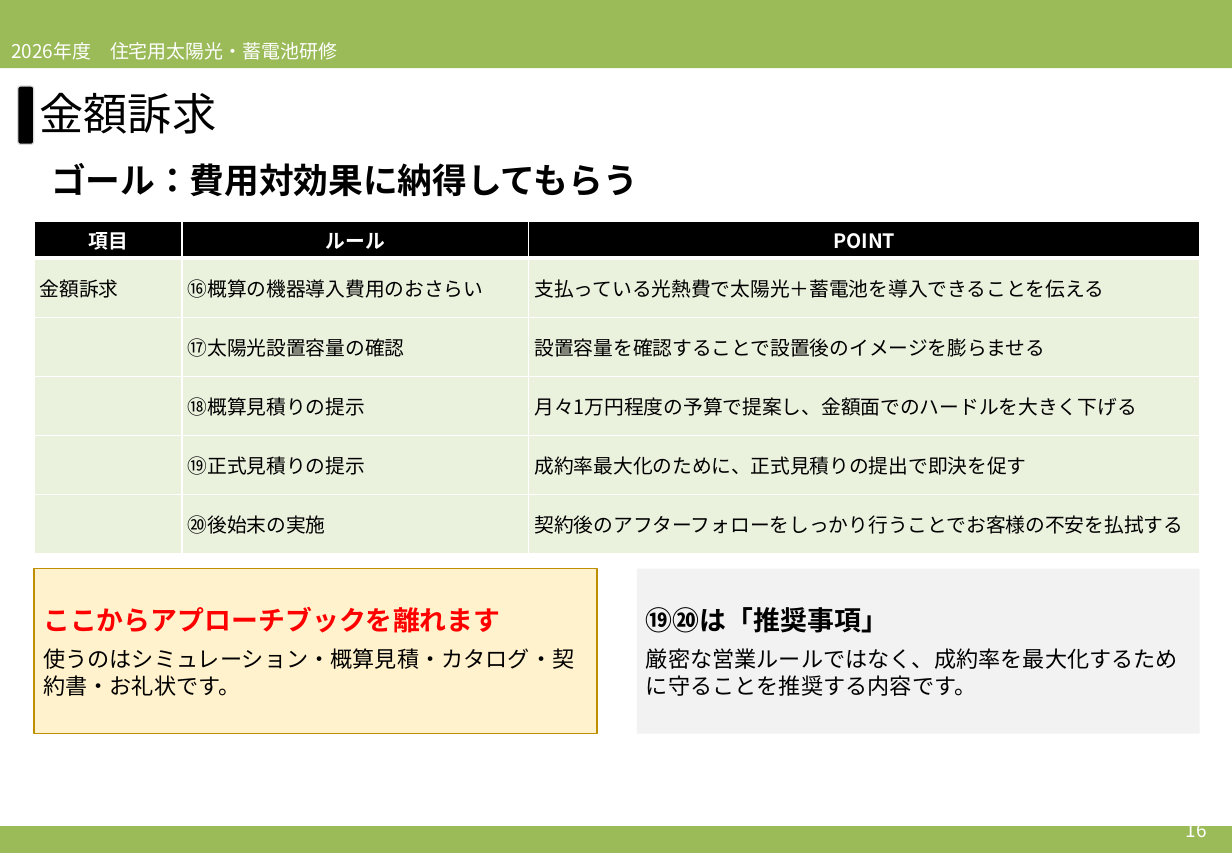
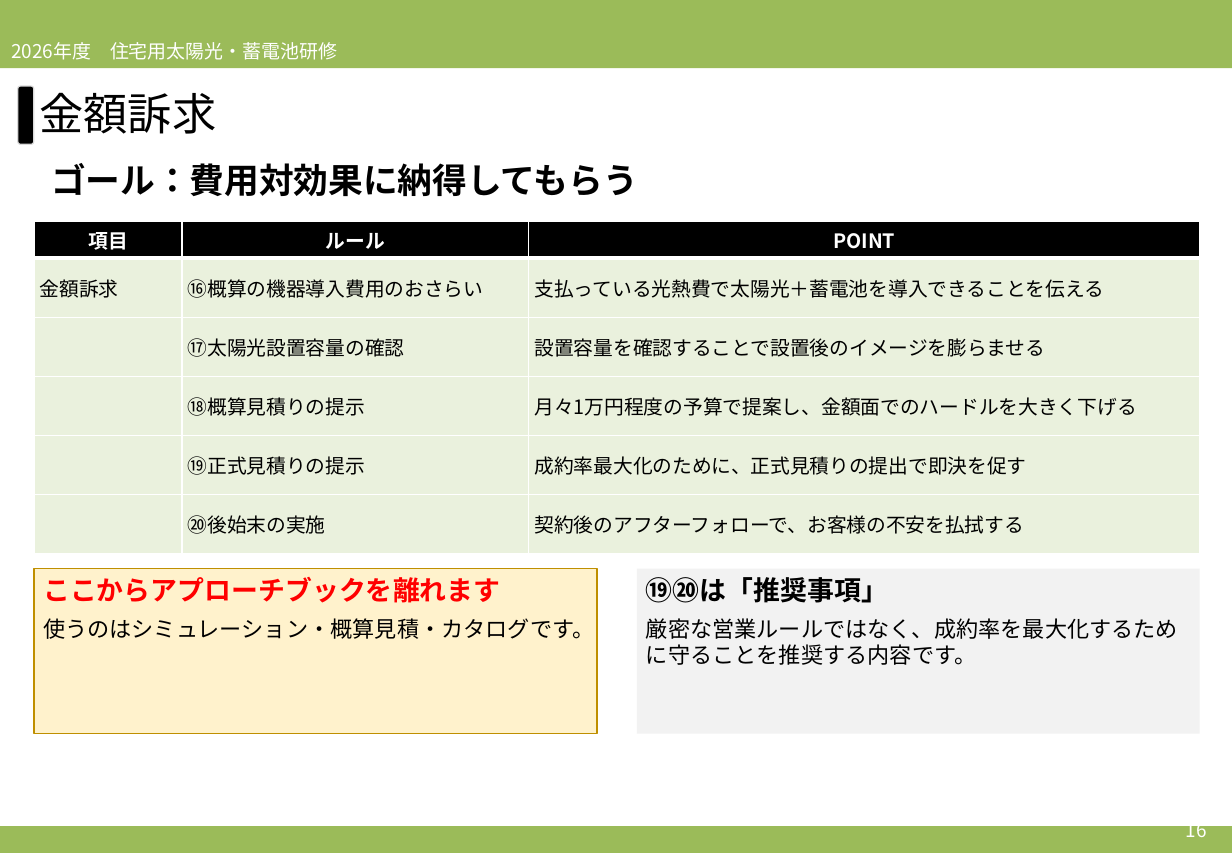
Before and after one commit to soshiro-iki-sys/-, a slide deck: slide 16 of slides/2026営業研修_第4回_時期・料金訴求＆ロープレ.pptx. Drawn at 1232x853 pixels with LibreOffice and Linux fonts; fonts in the diff are those of the drawing. Boxes give left, top, right and bottom in pixels: in the first picture for what was removed or moved away, otherwise in the second. Text is boxed around its words. In the diff, an @@ line names an element or a change of style, - is before the commit and + after.

```diff
--- a/slides/2026営業研修_第4回_時期・料金訴求＆ロープレ.pptx
+++ b/slides/2026営業研修_第4回_時期・料金訴求＆ロープレ.pptx
@@ table at [34, 222, 1200, 554] @@
-row 6, column 3: 契約後のアフターフォローをしっかり行うことでお客様の不安を払拭する
+row 6, column 3: 契約後のアフターフォローで、お客様の不安を払拭する
@@ rectangle "ここからアプローチブックを離れます" at [34, 569, 597, 734]: vertical alignment middle to top @@
@@ rectangle "⑲⑳は「推奨事項」" at [637, 569, 1200, 734]: vertical alignment middle to top @@
@@ text in rectangle at [43, 618, 594, 639]: text changed @@
-使うのはシミュレーション・概算見積・カタログ・契約書・お礼状です。
+使うのはシミュレーション・概算見積・カタログです。
```
Also in this commit, not shown: 27 other slides changed, 7 other files.
